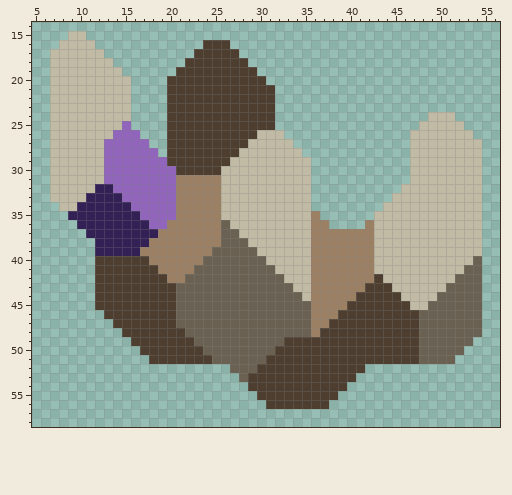
Pixel-art sprite -- assets/sprites/ui/sectors/sector-xenrose-Landing.png. That is the earlier state.
The file is 64x64 pixels. Shown: x 5..56, y 14..58.
New version:
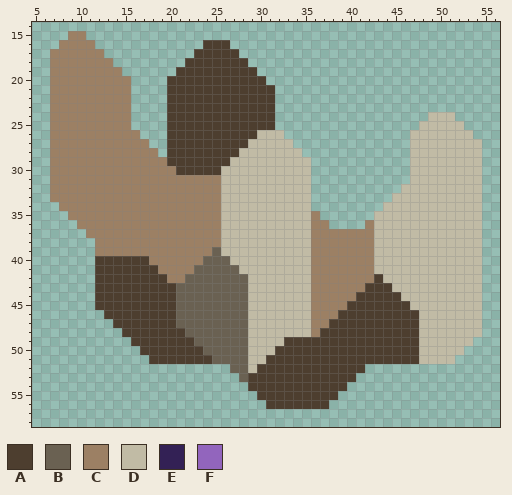
Palette (. is transparent): A #4d3e2f  B #6a6152  C #9c8064  D #c1bba5  E #332155  F #9265bd
Diff:
{"y":15,"x":9,"old":"DD","new":"CC"}
{"y":16,"x":8,"old":"DDDD","new":"CCCC"}
{"y":17,"x":7,"old":"DDDDDD","new":"CCCCCC"}
{"y":18,"x":7,"old":"DDDDDDD","new":"CCCCCCC"}
{"y":19,"x":7,"old":"DDDDDDDD","new":"CCCCCCCC"}
{"y":20,"x":7,"old":"DDDDDDDDD","new":"CCCCCCCCC"}
{"y":21,"x":7,"old":"DDDDDDDDD","new":"CCCCCCCCC"}
{"y":22,"x":7,"old":"DDDDDDDDD","new":"CCCCCCCCC"}
{"y":23,"x":7,"old":"DDDDDDDDD","new":"CCCCCCCCC"}
{"y":24,"x":7,"old":"DDDDDDDDD","new":"CCCCCCCCC"}
{"y":25,"x":7,"old":"DDDDDDDDF","new":"CCCCCCCCC"}
{"y":26,"x":7,"old":"DDDDDDDFFF","new":"CCCCCCCCCC"}
{"y":27,"x":7,"old":"DDDDDDFFFFF","new":"CCCCCCCCCCC"}
{"y":28,"x":7,"old":"DDDDDDFFFFFF","new":"CCCCCCCCCCCC"}
{"y":29,"x":7,"old":"DDDDDDFFFFFFF","new":"CCCCCCCCCCCCC"}
{"y":30,"x":7,"old":"DDDDDDFFFFFFFF","new":"CCCCCCCCCCCCCC"}
{"y":31,"x":7,"old":"DDDDDDFFFFFFFF","new":"CCCCCCCCCCCCCC"}
{"y":32,"x":7,"old":"DDDDDEEFFFFFFF","new":"CCCCCCCCCCCCCC"}
{"y":33,"x":7,"old":"DDDDEEEEFFFFFF","new":"CCCCCCCCCCCCCC"}
{"y":34,"x":8,"old":"DDEEEEEEFFFFF","new":"CCCCCCCCCCCCC"}
{"y":35,"x":9,"old":"EEEEEEEEFFFF","new":"CCCCCCCCCCCC"}
{"y":36,"x":10,"old":"EEEEEEEEFF","new":"CCCCCCCCCC"}
{"y":36,"x":26,"old":"B","new":"D"}
{"y":37,"x":11,"old":"EEEEEEEE","new":"CCCCCCCC"}
{"y":37,"x":26,"old":"BB","new":"DD"}
{"y":38,"x":12,"old":"EEEEEE","new":"CCCCCC"}
{"y":38,"x":26,"old":"BBB","new":"DDD"}
{"y":39,"x":12,"old":"EEEEE","new":"CCCCC"}
{"y":39,"x":26,"old":"BBBB","new":"DDDD"}
{"y":40,"x":27,"old":"BBBB","new":"DDDD"}
{"y":40,"x":54,"old":"B","new":"D"}
{"y":41,"x":28,"old":"BBBB","new":"DDDD"}
{"y":41,"x":53,"old":"BB","new":"DD"}
{"y":42,"x":29,"old":"BBBB","new":"DDDD"}
{"y":42,"x":52,"old":"BBB","new":"DDD"}
{"y":43,"x":29,"old":"BBBBB","new":"DDDDD"}
{"y":43,"x":51,"old":"BBBB","new":"DDDD"}
{"y":44,"x":29,"old":"BBBBBB","new":"DDDDDD"}
{"y":44,"x":50,"old":"BBBBB","new":"DDDDD"}
{"y":45,"x":29,"old":"BBBBBBB","new":"DDDDDDD"}
{"y":45,"x":49,"old":"BBBBBB","new":"DDDDDD"}
{"y":46,"x":29,"old":"BBBBBBB","new":"DDDDDDD"}
{"y":46,"x":48,"old":"BBBBBBB","new":"DDDDDDD"}
{"y":47,"x":29,"old":"BBBBBBB","new":"DDDDDDD"}
{"y":47,"x":48,"old":"BBBBBBB","new":"DDDDDDD"}
{"y":48,"x":29,"old":"BBBBBBB","new":"DDDDDDD"}
{"y":48,"x":48,"old":"BBBBBBB","new":"DDDDDDD"}
{"y":49,"x":29,"old":"BBBB","new":"DDDD"}
{"y":49,"x":48,"old":"BBBBBB","new":"DDDDDD"}
{"y":50,"x":29,"old":"BBB","new":"DDD"}
{"y":50,"x":48,"old":"BBBBB","new":"DDDDD"}
{"y":51,"x":29,"old":"BB","new":"DD"}
{"y":51,"x":48,"old":"BBBB","new":"DDDD"}
{"y":52,"x":29,"old":"B","new":"D"}
